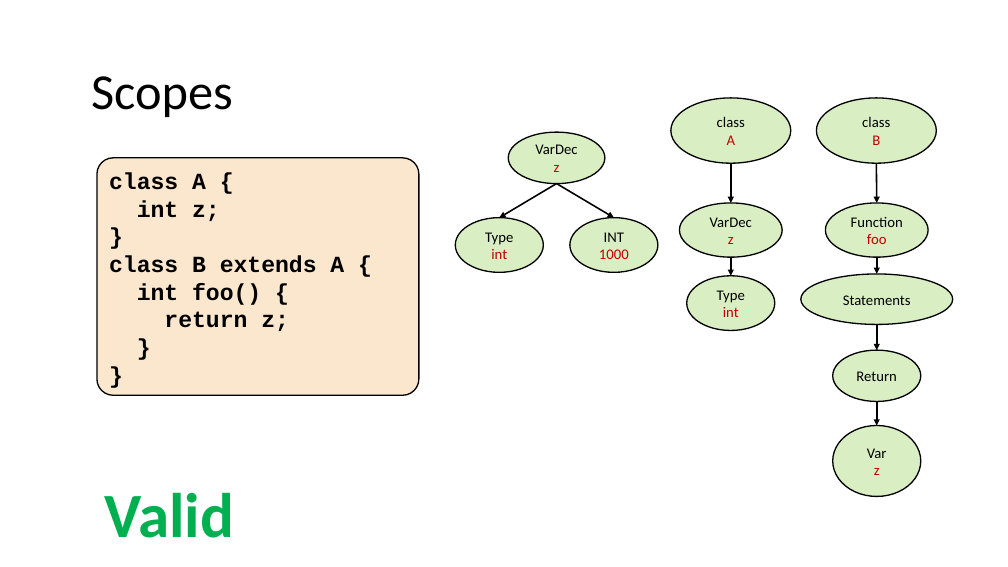
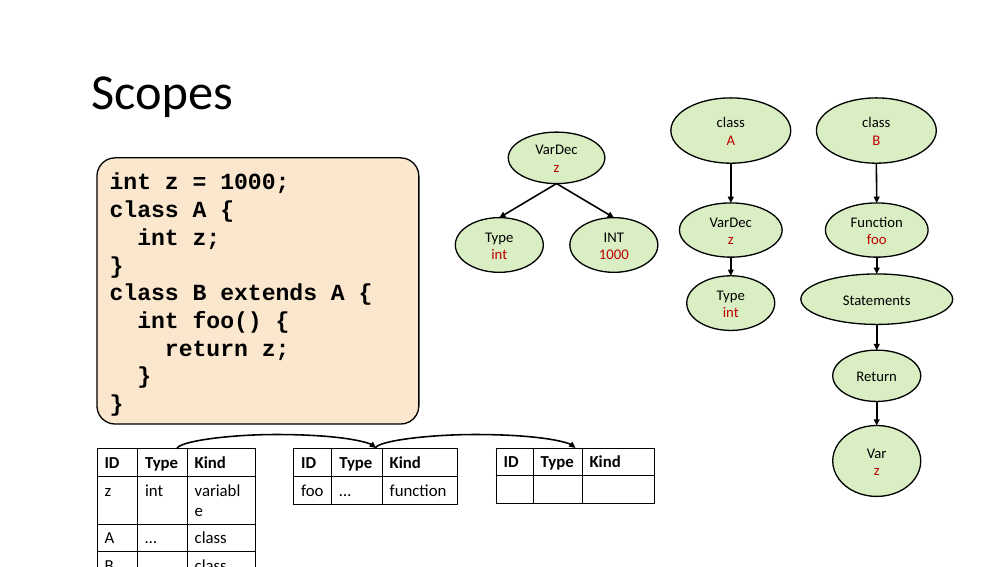
Before and after one commit to nivshani/compilation, a slide deck: slide 135 of slides/semantic.pptx (slide 111 before the commit). Drawn at 1008x567 pixels with LibreOffice and Linux fonts; fonts in the diff are those of the drawing. Boxes give left, top, right and bottom in pixels: in the first picture for what was removed or moved away, otherwise in the second. Text is boxed around its words. In the diff, an @@ line names an element or a change of style, - is before the commit and + after.

```diff
--- a/slides/semantic.pptx
+++ b/slides/semantic.pptx
@@ rounded rectangle "int z = 1000;": place and size @@
-rounded rectangle "int z = 1000;" at [97,158,419,395]
+rounded rectangle "int z = 1000;" at [97,158,419,424]
@@ text in rounded rectangle at [110,173,289,193]: paragraph added @@
+int z = 1000;
@@ table added at [97,448,256,560], 4 rows, 3 columns @@
+ID | Type | Kind
+z | int | variable
+A | … | class
+B | … | class
@@ curved arrow added from (177, 449) to (376, 448), #000000 1.5 pt @@
@@ table added at [293,448,457,504], 2 rows, 3 columns @@
+ID | Type | Kind
+foo | … | function
@@ curved arrow added from (376, 448) to (575, 448), #000000 1.5 pt @@
@@ table added at [496,448,655,504], 2 rows, 3 columns @@
+ID | Type | Kind
+ |  | 
@@ text removed at [104,492,233,538] @@
-Valid
```
Also in this commit, not shown: 12 other slides changed, 10 slides added, 8 slides removed, 1 other file.
